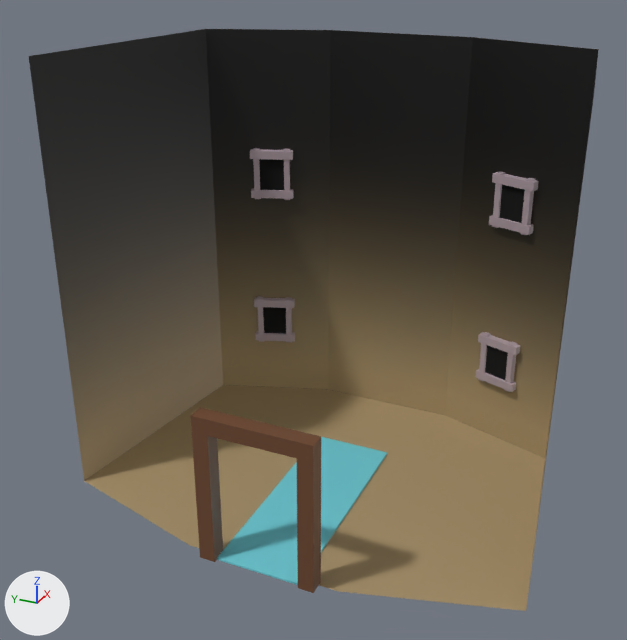
One commit to the glTF model Models/guild_interior.glb: the scene before it, then after it.
Before and after are seen from a camera (50 mm lens) standing at (-55.1, -23.1, 41.0) and looking at (-1.9, 0.8, 14.4). The axes (+X, +Y, +Z) are drawn at lower left. The lights are the same throughout. Where no turn or scale is listed for an object, it has been applied to the vertices. Vertices at the same position are counted once.

The older version as bpy lines, for what is in view:
```python
mat_material_004 = principled_material('Material.004')
mat_material_004.base_color = (0.169, 0.651, 0.74)  # cyan #72d3df
me_cube_001 = bpy.data.meshes.new('Cube.001')
me_cube_001.from_pydata(...)  # 144 vertices, 200 faces; spans x -1.3..1.2, y -1.9..23.1, z -16.1..2.2
# faces by material slot: [192, 8]
me_cube_001.materials.append(mat_material_001)  # grey #b3a0a9
me_cube_001.materials.append(mat_material_015)  # black #000000
me_cube_002 = bpy.data.meshes.new('Cube.002')
me_cube_002.from_pydata(...)  # 436 vertices, 868 faces; spans x -10.9..6.7, y -3.2..3.2, z 0.0..0.2
me_cube_002.materials.append(mat_material_004)  # cyan #72d3df
me_plane = bpy.data.meshes.new('Plane')
me_plane.from_pydata(...)  # 14 vertices, 16 faces; spans x -12.7..12.7, y -17.8..17.8, z 0.0..33.1
me_plane.materials.append(mat_uhoh)  # picture img_interior_texture
ob_cube_001 = bpy.data.objects.new('Cube.001', me_cube_002)
ob_cube_001.location = (-2.32, 0.0, 0.0)
ob_plane_col = bpy.data.objects.new('Plane-col', me_plane)
ob_plane_col.location = (0.0, 0.0, 0.0)
ob_windows = bpy.data.objects.new('Windows', me_cube_001)
ob_windows.location = (11.07, -10.56, 21.17)
# also in view: 'Cube' at (-12.9, 0.0, 5.8)
```
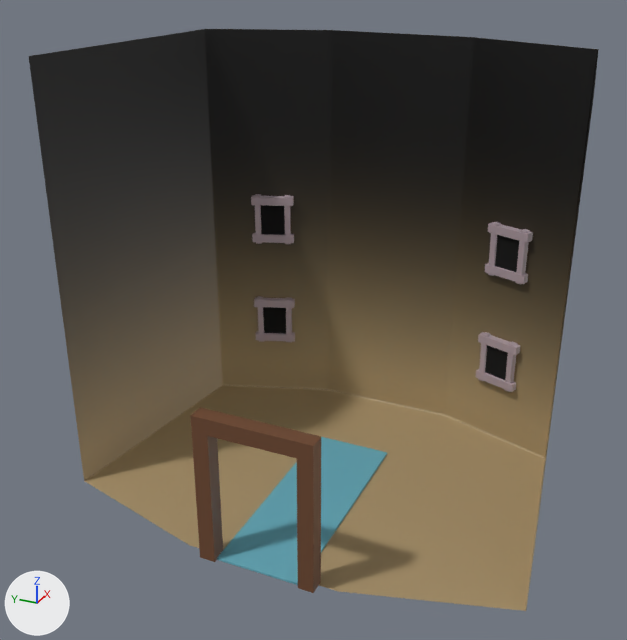
Diff of the bpy script that builds the scene:
```diff
--- a/Models/guild_interior.glb.py
+++ b/Models/guild_interior.glb.py
@@ img_untitled @@
+img_untitled = load_image('Untitled', '_unpacked/Untitled', 512, 256, 'sRGB')
@@ mat_material_004 @@
 mat_material_004 = principled_material('Material.004')
-mat_material_004.base_color = (0.169, 0.651, 0.74)  # cyan #72d3df
+mat_material_004.texture = img_untitled
@@ me_cube_001 @@
 me_cube_001.from_pydata(...)  # 144 vertices, 200 faces; spans x -1.3..1.2, y -1.9..23.1, z -16.1..2.2
 # used by ob_windows; location = (11.07, -10.56, 21.17)
+# me_cube_001 part 1: the loose piece of 8 vertices spanning x -1.2..1.2, y -1.9..1.9, z -2.1..-1.4 is moved by (0.0, 0.0, -4.1)
+# me_cube_001 part 2: the loose piece of 8 vertices spanning x -1.3..1.2, y -1.9..2.0, z 1.4..2.1 is moved by (0.0, 0.0, -4.1)
+# me_cube_001 part 3: the loose piece of 8 vertices spanning x -0.2..1.1, y 0.8..1.7, z -2.2..2.2 is moved by (0.0, 0.0, -4.1)
+# me_cube_001 part 4: the loose piece of 8 vertices spanning x -1.1..0.2, y -1.7..-0.8, z -2.2..2.2 is moved by (0.0, 0.0, -4.1)
+# me_cube_001 part 5: the loose piece of 8 vertices spanning x -1.2..1.2, y 19.2..23.1, z -2.1..-1.4 is moved by (0.0, 0.0, -4.1)
+# me_cube_001 part 6: the loose piece of 8 vertices spanning x -1.3..1.2, y 19.2..23.0, z 1.4..2.1 is moved by (0.0, 0.0, -4.1)
+# me_cube_001 part 7: the loose piece of 8 vertices spanning x -0.2..1.1, y 19.5..20.3, z -2.2..2.2 is moved by (0.0, 0.0, -4.1)
+# me_cube_001 part 8: the loose piece of 8 vertices spanning x -1.1..0.2, y 21.9..22.8, z -2.2..2.2 is moved by (0.0, 0.0, -4.1)
+# me_cube_001 part 9: the loose piece of 4 vertices spanning x -0.8..0.1, y -1.1..1.4, z -1.7..1.8 is moved by (0.0, 0.0, -4.1)
+# me_cube_001 part 10: the loose piece of 4 vertices spanning x -0.8..0.1, y 19.8..22.3, z -1.7..1.8 is moved by (0.0, 0.0, -4.1)
 me_cube_001.materials.append(mat_material_001)
```

What differs and where, as boxes [x1, y1, x2, y2] in the pictures (627 x 640 px; the box of a moved part takes in the faces that stretch with it):
'Windows', reshaped (19% shorter)
    before: [250, 148, 539, 392]
    after: [251, 194, 533, 392]
'Cube.001', surface changed
    both: [217, 437, 387, 585]
part 1 of me_cube_001, moved or reshaped
    before: [489, 215, 534, 235]
    after: [485, 263, 528, 284]
part 2 of me_cube_001, moved or reshaped
    before: [492, 172, 539, 191]
    after: [488, 222, 533, 243]
part 3 of me_cube_001, moved or reshaped
    before: [492, 172, 506, 228]
    after: [488, 222, 501, 276]
part 4 of me_cube_001, moved or reshaped
    before: [521, 178, 535, 235]
    after: [516, 229, 530, 284]
part 5 of me_cube_001, moved or reshaped
    before: [251, 188, 294, 199]
    after: [252, 233, 294, 243]
part 6 of me_cube_001, moved or reshaped
    before: [250, 149, 293, 160]
    after: [251, 195, 294, 206]
part 7 of me_cube_001, moved or reshaped
    before: [283, 149, 290, 200]
    after: [284, 195, 291, 244]
part 8 of me_cube_001, moved or reshaped
    before: [253, 148, 261, 199]
    after: [254, 194, 262, 244]
part 9 of me_cube_001, moved or reshaped
    before: [499, 185, 525, 223]
    after: [495, 235, 519, 272]
part 10 of me_cube_001, moved or reshaped
    before: [259, 159, 284, 190]
    after: [261, 205, 285, 235]
